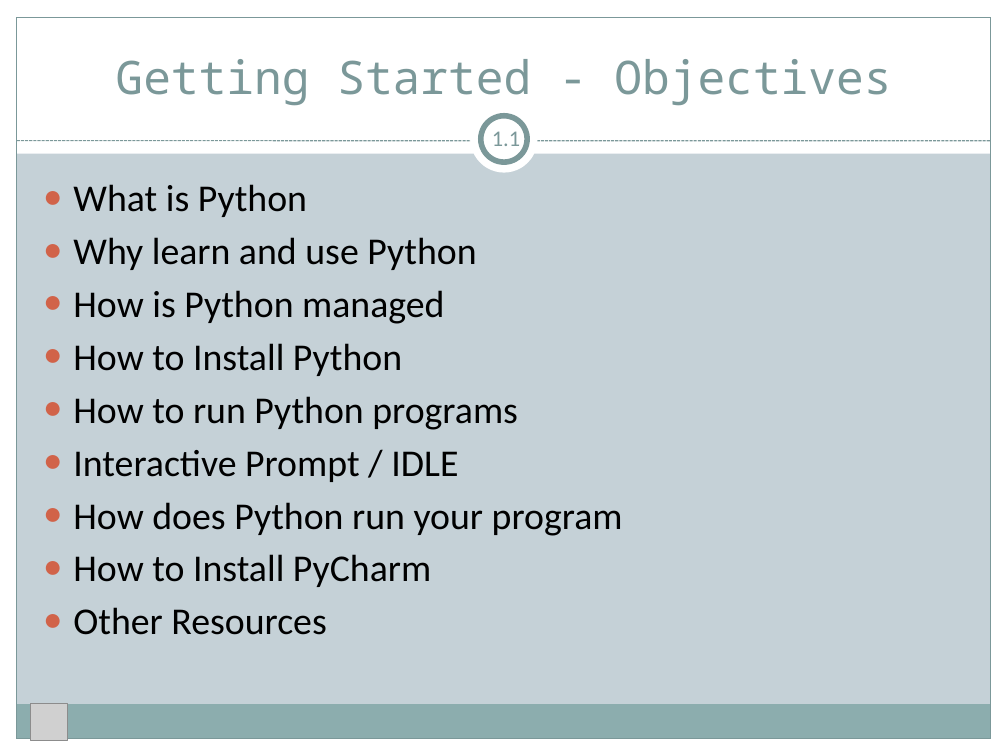
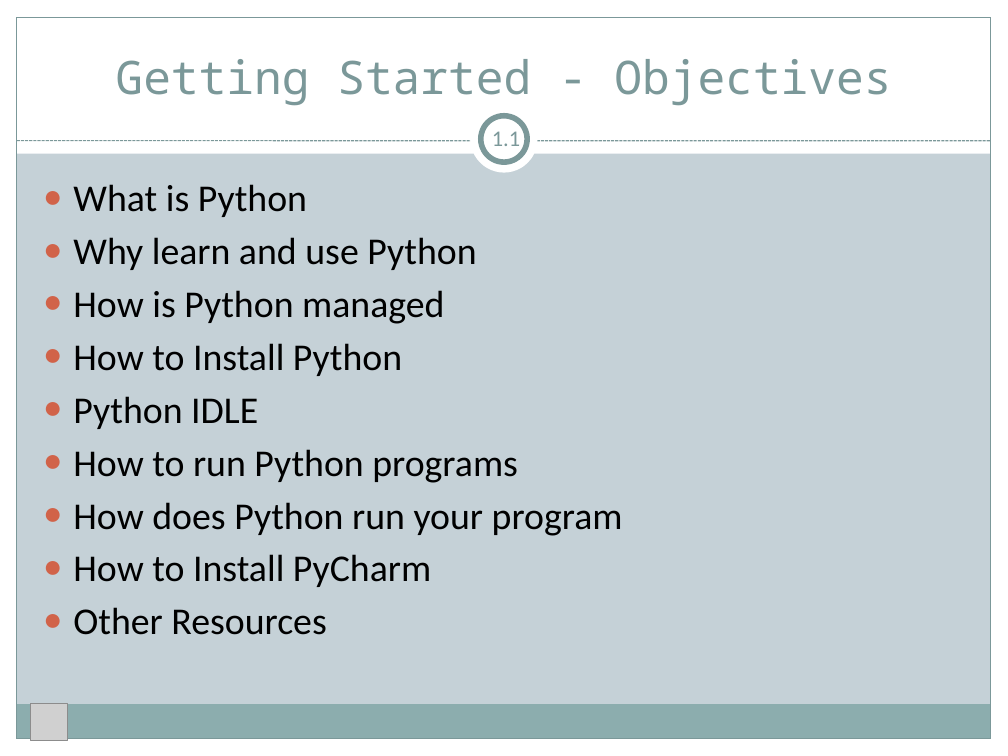
Before and after one commit to quantfineart/Fundamental-Python-Tutorial, a slide deck: slide 2 of Python Fundamentals.pptx. Drawn at 1008x756 pixels with LibreOffice and Linux fonts; fonts in the diff are those of the drawing; grey boxes stand for pictures. Boxes give left, top, right and bottom in pixels: in the first picture for what was removed or moved away, otherwise in the second. Text is boxed around its words. In the diff, an @@ line names an element or a change of style, - is before the commit and + after.

```diff
--- a/Python Fundamentals.pptx
+++ b/Python Fundamentals.pptx
@@ text at [73, 396, 258, 429]: paragraph added @@
+● Python IDLE
@@ text at [73, 450, 458, 482]: paragraph removed @@
-● Interactive Prompt / IDLE
```
Also in this commit, not shown: 2 other slides changed, 5 slides added.
